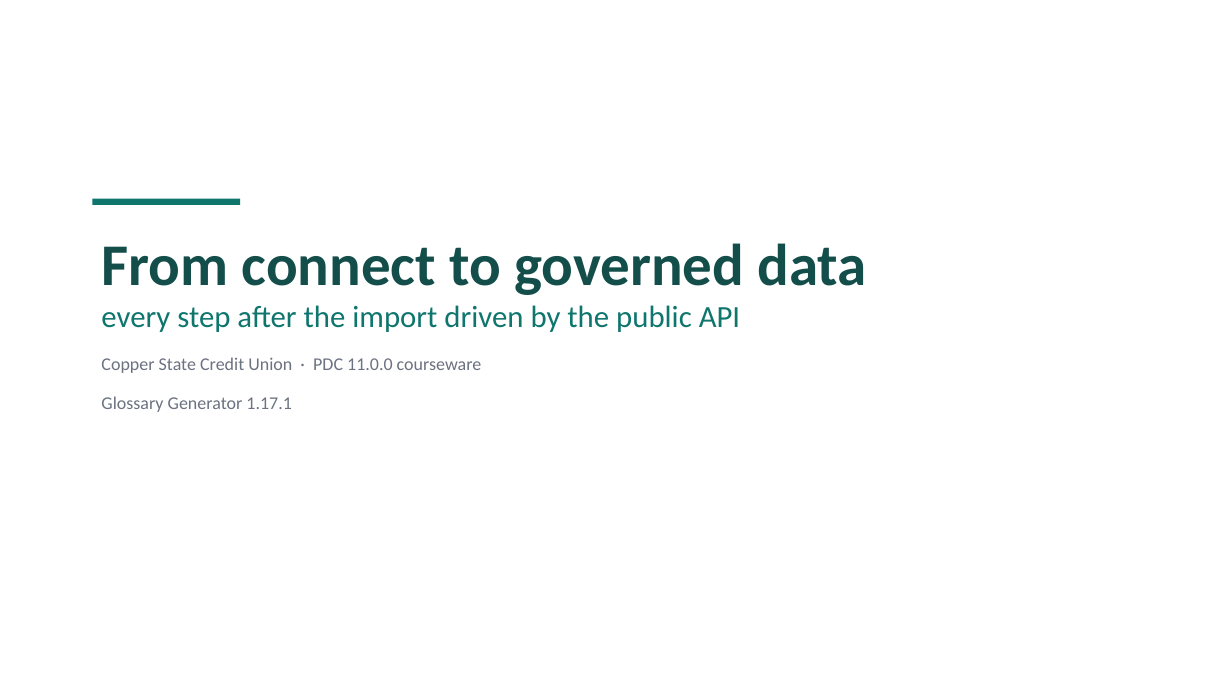
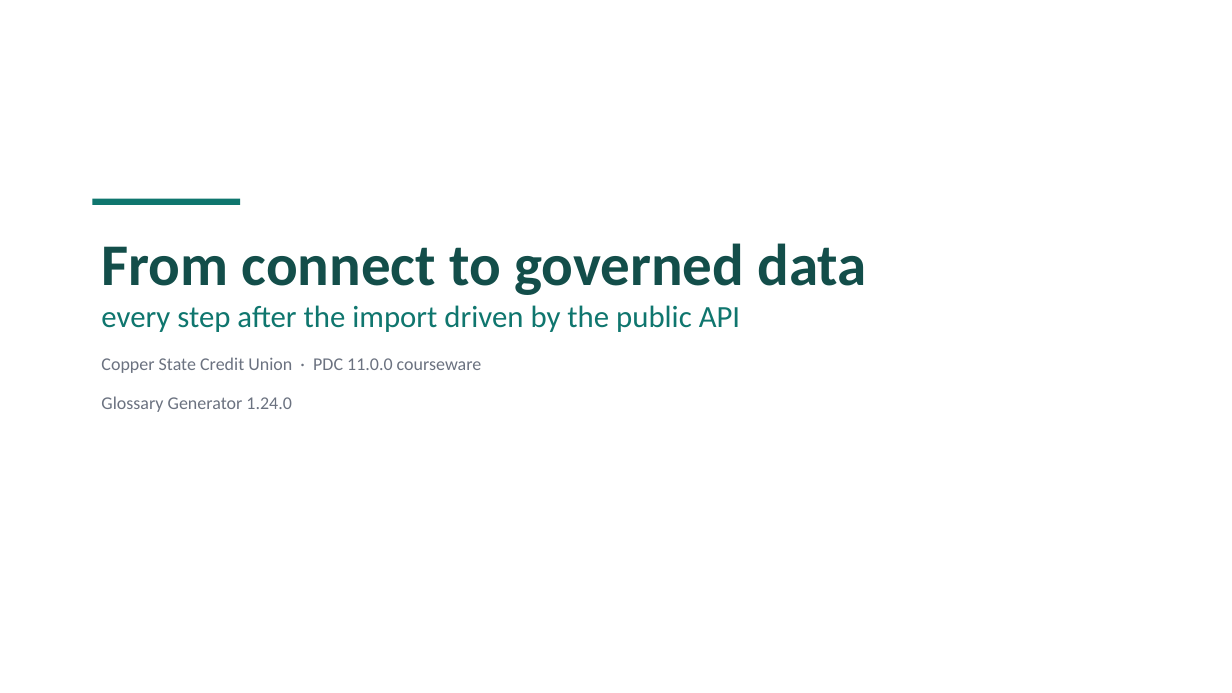
Before and after one commit to jporeilly/PDC-Scenarios, a slide deck: slide 36 of courseware/CSCU/Platform/Technical-Track/01-Glossary-Generator-App/Glossary-Generator.pptx (slide 33 before the commit). Drawn at 1232x693 pixels with LibreOffice and Linux fonts; fonts in the diff are those of the drawing. Boxes give left, top, right and bottom in pixels: in the first picture for what was removed or moved away, otherwise in the second. Text is boxed around its words. In the diff, an @@ line names an element or a change of style, - is before the commit and + after.

```diff
--- a/courseware/CSCU/Platform/Technical-Track/01-Glossary-Generator-App/Glossary-Generator.pptx
+++ b/courseware/CSCU/Platform/Technical-Track/01-Glossary-Generator-App/Glossary-Generator.pptx
@@ text at (101, 396, 292, 412): text changed @@
-Glossary Generator 1.17.1
+Glossary Generator 1.24.0
```
Also in this commit, not shown: 17 other slides changed, 3 slides added, 4 other files.
